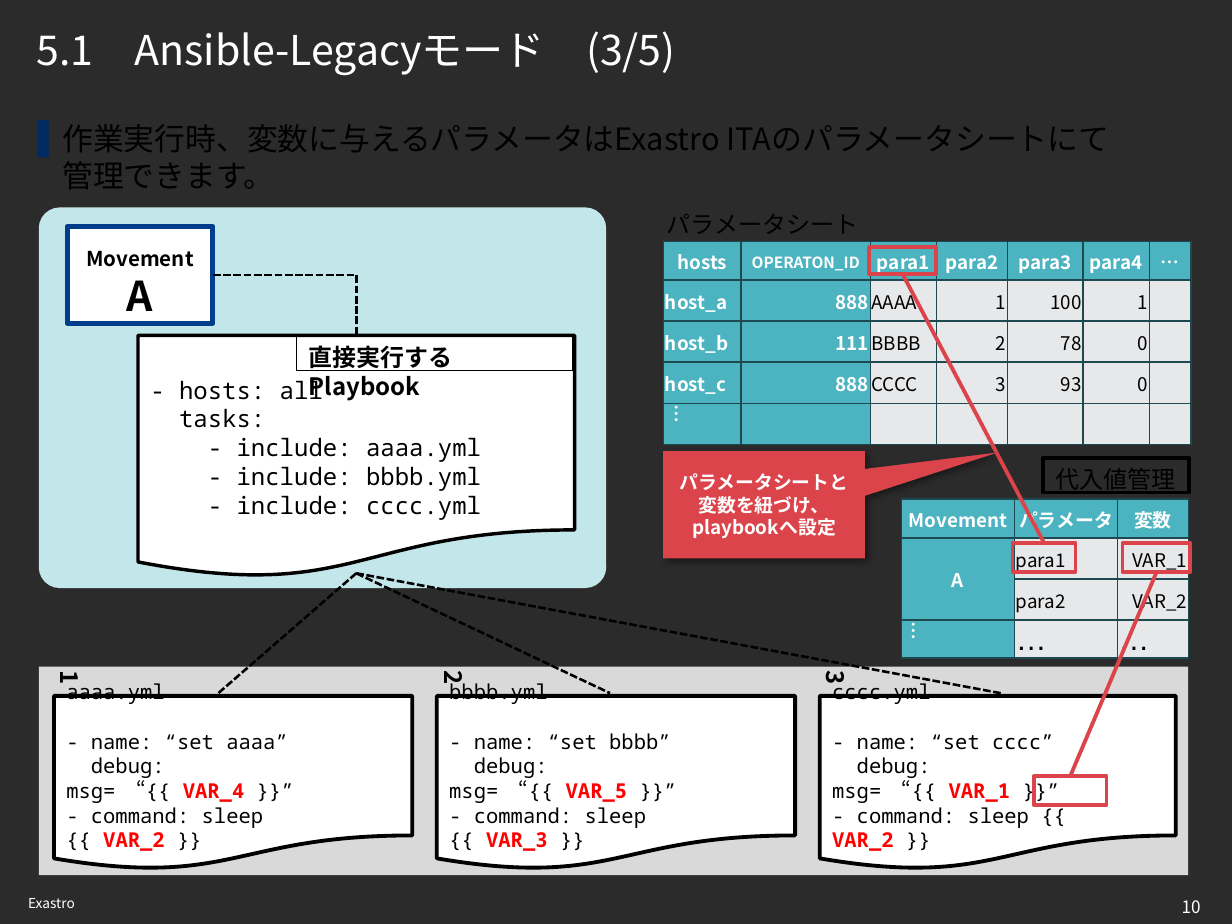
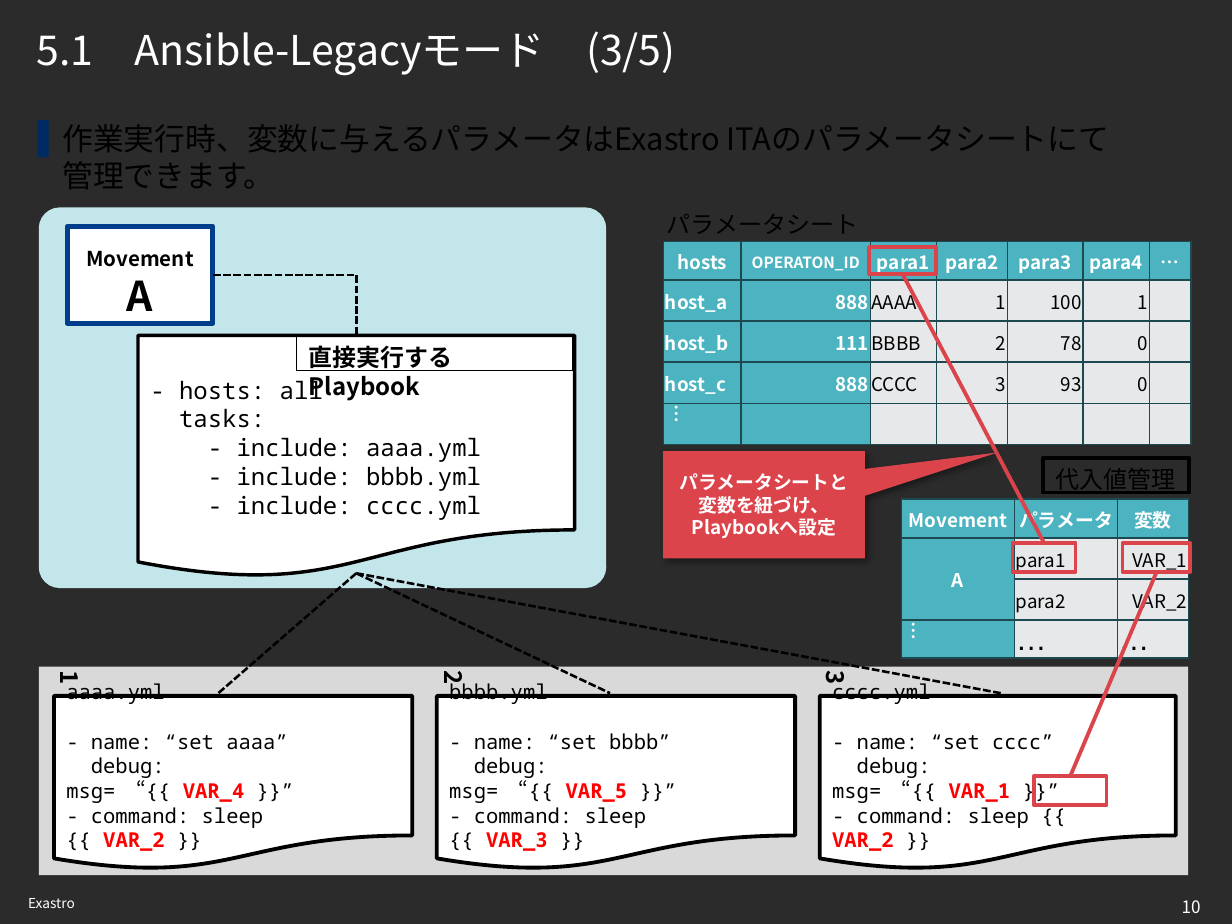
Before and after one commit to exastro-suite/it-automation-docs, a slide deck: slide 10 of asset/Learn_ja/ITA-Ansible-Driver_ja.pptx. Drawn at 1232x924 pixels with LibreOffice and Linux fonts; fonts in the diff are those of the drawing; background and template pictures are left out; a plain dark background stands for a picture behind light text. Boxes give left, top, right and bottom in pixels: in the first picture for what was removed or moved away, otherwise in the second. Text is boxed around its words. In the diff, an @@ line names an element or a change of style, - is before the commit and + after.

```diff
--- a/asset/Learn_ja/ITA-Ansible-Driver_ja.pptx
+++ b/asset/Learn_ja/ITA-Ansible-Driver_ja.pptx
@@ text in speech box at box(679, 473, 848, 538): text changed @@
-パラメータシートと
-変数を紐づけ、
-playbookへ設定
+パラメータシートと
+変数を紐づけ、
+Playbookへ設定
```
Also in this commit, not shown: 7 other slides changed, 1 other file.
